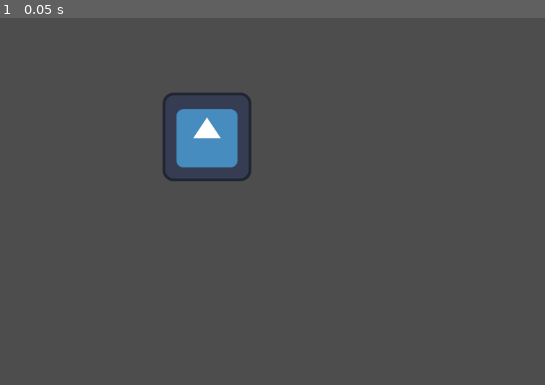
Above: before the commit, frame 1.
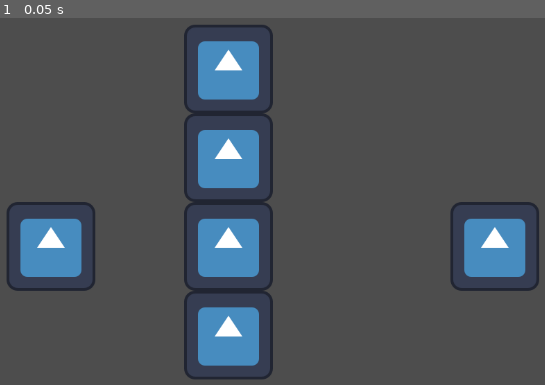
Above: after the commit, the same moment.

Repository: OfficialMe55/GameJamProject
Game: Godot game, scene res://scenes/Main.tscn
Same seed, same stepped clock (60 frames per second), same inputs: the game is played once before the commit and once after it. The engine's default icon, where the game draws it, is replaced by a stand-in: a white triangle on a blue panel in a dark square.
Inputs:
- Up to frame 1 (0.05 s): no input

The runs differ from the first frame. In frame 1, 14% of the frame differs, in the area x 1-99%, y 1-99%.

Commit message:
adding gridMapLayer

Diff:
--- a/scenes/Main.tscn
+++ b/scenes/Main.tscn
@@ -1,9 +1,18 @@
-[gd_scene load_steps=2 format=3 uid="uid://brjqnm48xfo"]
+[gd_scene load_steps=4 format=4 uid="uid://brjqnm48xfo"]
 
 [ext_resource type="Texture2D" uid="uid://d2pec5cxiqlyd" path="res://icon.svg" id="1_elqb8"]
 
+[sub_resource type="TileSetAtlasSource" id="TileSetAtlasSource_elqb8"]
+texture = ExtResource("1_elqb8")
+texture_region_size = Vector2i(128, 128)
+0:0/0 = 0
+
+[sub_resource type="TileSet" id="TileSet_rvslj"]
+tile_size = Vector2i(128, 128)
+sources/0 = SubResource("TileSetAtlasSource_elqb8")
+
 [node name="Node2D" type="Node2D"]
 
-[node name="Icon" type="Sprite2D" parent="."]
-position = Vector2(545, 290)
-texture = ExtResource("1_elqb8")
+[node name="TileMapLayer" type="TileMapLayer" parent="."]
+tile_map_data = PackedByteArray("AAACAAMAAAAAAAAAAAAEAAEAAAAAAAAAAAAHAAMAAAAAAAAAAAAEAAIAAAAAAAAAAAAEAAMAAAAAAAAAAAAEAAQAAAAAAAAAAAA=")
+tile_set = SubResource("TileSet_rvslj")
